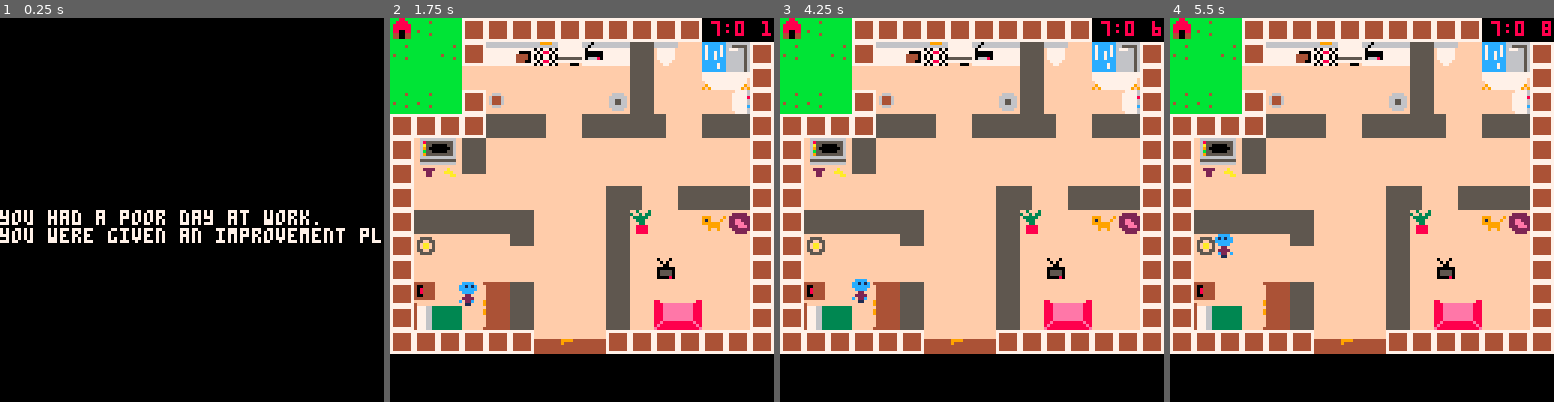
Above: before the commit, frames 1-4 (left to right).
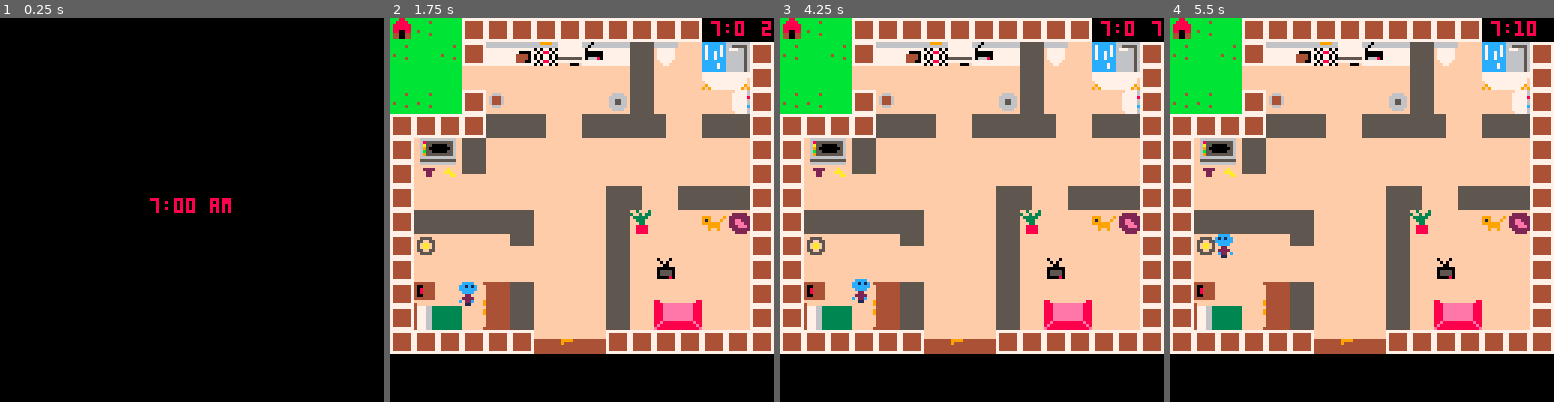
Above: after the commit, the same moments.

Repository: KTNelson/dailygrind-pico8
Game: PICO-8 cartridge dailygrind.p8
Two runs of this game, one before a commit and one after it. Both use one fixed random seed, a clock stepped at 60 frames per second and the inputs below.
Inputs:
- Up to frame 1 (0.25 s): no input
- Up to frame 2 (1.75 s): tap X (X key) at 0.33, 1.07 s; tap O (Z key) at 0.7, 1.7 s; hold Right from 1.6 s (still down)
- Up to frame 3 (4.25 s): tap X (X key) at 1.85, 2.97, 4.08 s; release Right at 2.1 s; tap O (Z key) every 0.4 s from 2.1 to 4.1 s; hold Up 2.15-2.42 s; hold Right 2.47-3.03 s; hold Left 3.08-3.58 s; hold Down 3.63-3.97 s; hold Right from 4.02 s (still down)
- Up to frame 4 (5.5 s): tap O (Z key) at 4.5, 4.9, 5.3 s; release Right at 4.68 s; hold Up 4.73-5.03 s; hold Left from 5.08 s (still down); tap X (X key) at 5.2 s

The runs differ from the first frame. In frame 1, 3.3% of the frame differs, in the area x 0-100%, y 46-59%; in frame 2, less than 0.1%; in frame 3, less than 0.1%; in frame 4, 0.2%.

Commit message:
set time timer added

Diff:
--- a/dailygrind.p8
+++ b/dailygrind.p8
@@ -4,7 +4,7 @@
 
 -------------------- startup
 
-gamestate = "result"
+gamestate = "alarm"
 
 framecount = 0
 timertext = "7:0"
@@ -16,11 +16,12 @@
 task_complete_text = {}
 task_complete_text[1] = "breakfast is served!"
 task_complete_text[2] = ""
-task_complete_text[3] = "dirty clothes vanquished laundry complete!"
+task_complete_text[3] = "dirty clothes vanquished\
+laundry complete!"
 task_complete_text[4] = "the dog will eat today."
 task_complete_text[5] = "wow, tv is amazing"
 task_complete_text[6] = "the plant will live another day"
-task_complete_text[7] = "you smell slightly better than normal"
+task_complete_text[7] = "you smell...better"
 task_complete_text[8] = "you feel relieved."
 task_complete_text[9] = "clean and pearly white"
 task_complete_text[10] = "what would you do without coffee?"
@@ -32,7 +33,7 @@
 task_active_text[4] = ""
 task_active_text[5] = "ah TV, soother of all problems"
 task_active_text[6] = ""
-task_active_text[7] = "Splish splash your taking a shower."
+task_active_text[7] = "Splish splash your taking a...shower."
 task_active_text[8] = "..."
 task_active_text[9] = "brush brush brush"
 task_active_text[10] = "come on coffee!"
@@ -318,6 +319,7 @@
           end
         elseif task_is_active then
           print(task_active_text[current_task.index], 0, 120, 7)
+          print(active_task_timer, 100, 120, 8)
         else
           print(task_complete_text[current_task.index], 0, 120, 7)
         end
